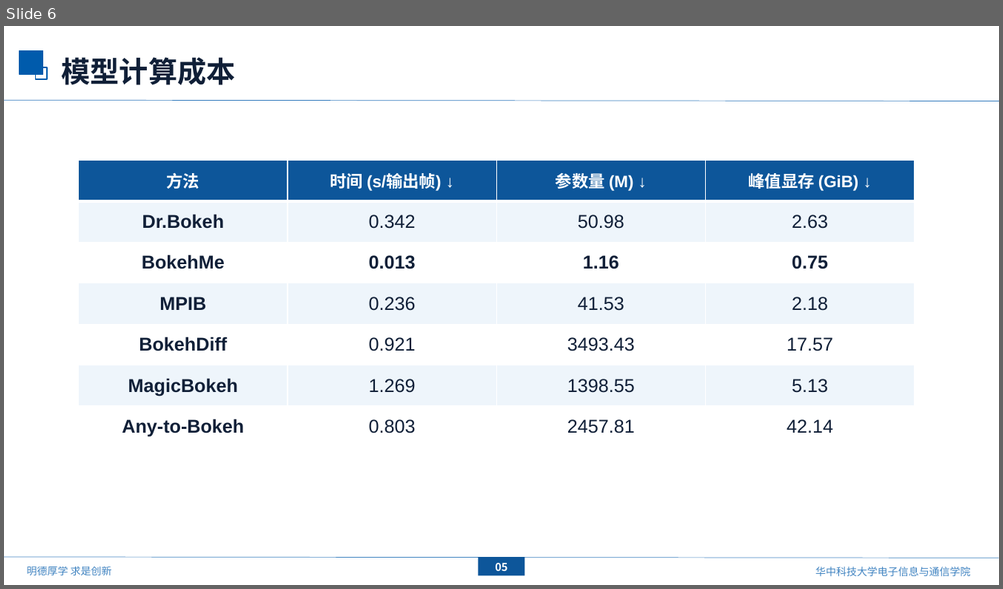
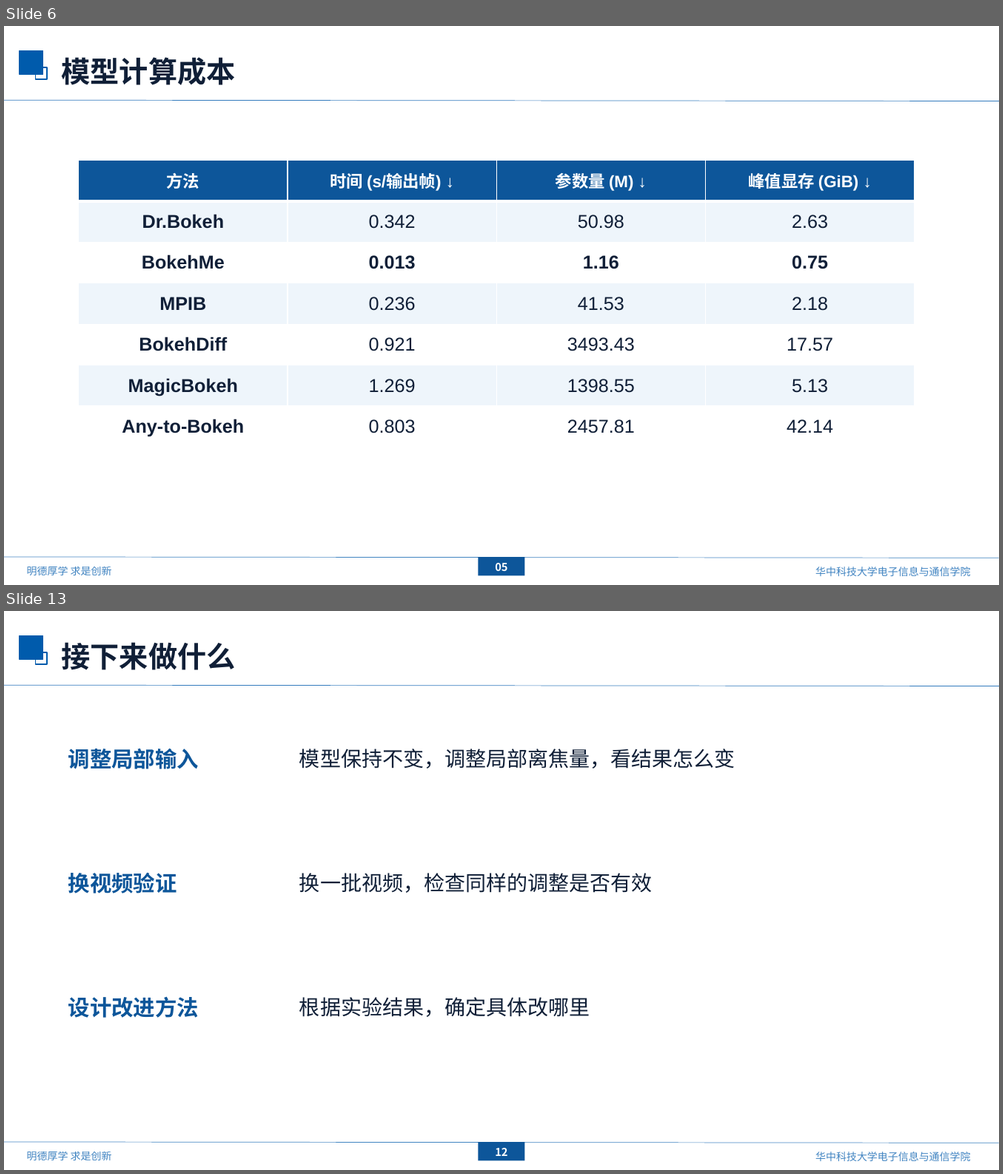
Before and after one commit to mengmcy1/OPPO-depth-guided-video-bokeh, a slide deck: 汇报/2026-10-16_基线更新与ATB分析/基线更新与ATB分析_1016.pptx. Shown one above the other, each under a label of ours: slide 6 before the commit, slides 6 and 13 after it; the slides between them are not shown. The pictures are 1003x589 and 1003x1174 pixels, drawn with LibreOffice and Linux fonts; fonts in the diff are those of the drawing; background and template pictures are left out. Boxes give left, top, right and bottom in pixels: in the first picture for what was removed or moved away, otherwise in the second. Text is boxed around its words. In the diff, an @@ line names an element or a change of style, - is before the commit and + after.

```diff
--- a/汇报/2026-10-16_基线更新与ATB分析/基线更新与ATB分析_1016.pptx
+++ b/汇报/2026-10-16_基线更新与ATB分析/基线更新与ATB分析_1016.pptx
@@ slide 13 added at <box>4,611,999,1170</box>, background #FFFFFF; not listed: 7 template elements that a slide beside it also shows @@
@@ text added at <box>62,642,236,670</box>, 28 pt, text #101F37, bold @@
+接下来做什么
@@ text added at <box>68,749,199,769</box>, 21 pt, text #0D569A, bold @@
+调整局部输入
@@ text added at <box>299,749,735,769</box>, 20 pt, text #101F37 @@
+模型保持不变，调整局部离焦量，看结果怎么变
@@ text added at <box>68,873,177,894</box>, 21 pt, text #0D569A, bold @@
+换视频验证
@@ text added at <box>299,873,652,893</box>, 20 pt, text #101F37 @@
+换一批视频，检查同样的调整是否有效
@@ text added at <box>68,997,199,1018</box>, 21 pt, text #0D569A, bold @@
+设计改进方法
@@ text added at <box>299,997,590,1017</box>, 20 pt, text #101F37 @@
+根据实验结果，确定具体改哪里
@@ rectangle added at <box>478,1142,524,1161</box>, fill #0D569A, 10.5 pt, text #FFFFFF, bold @@
+12
```
Also in this commit, not shown: 6 slides changed, 2 slides removed, 2 other files.
